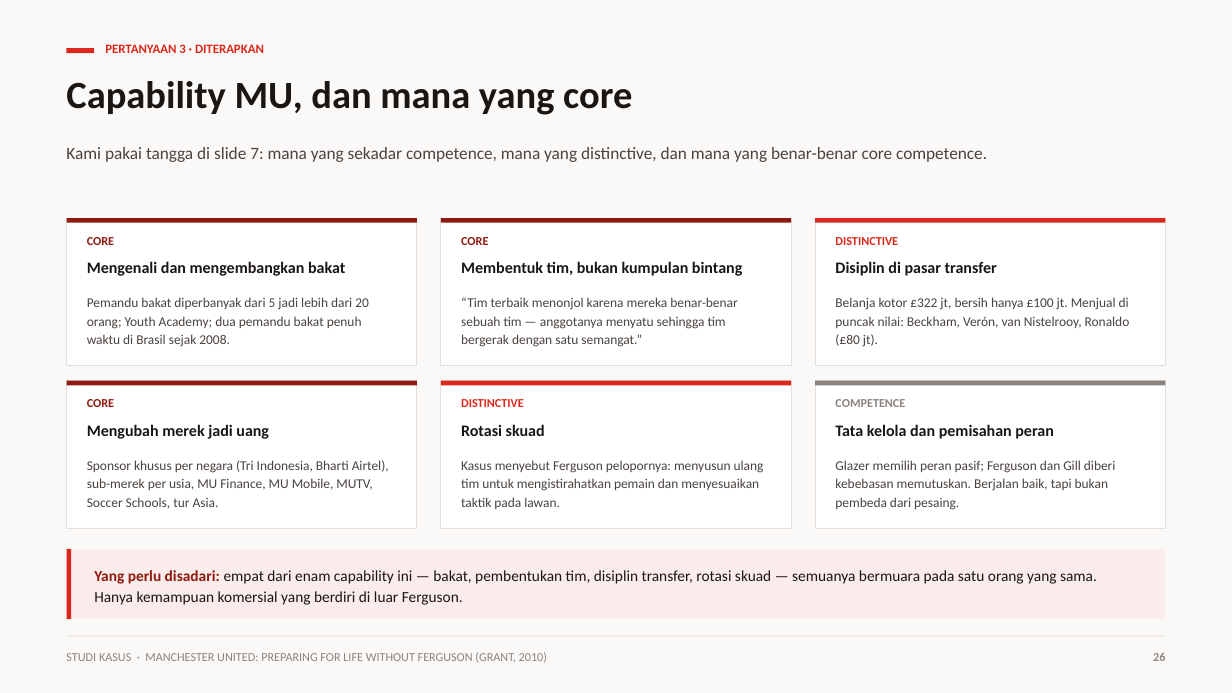
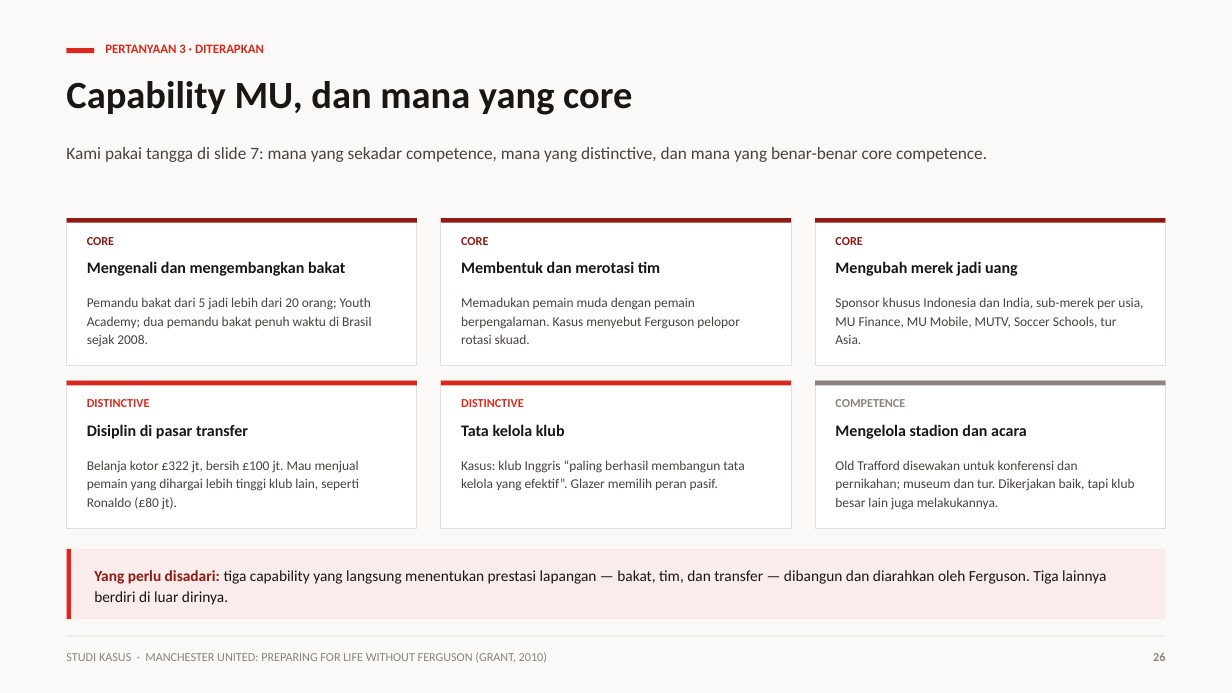
Before and after one commit to aslihabnuri/Dom-Manipulation, a slide deck: slide 26 of strategic-management-manchester-united/Kelompok 4 - Strategic Management - Chapter 4 & Manchester United.pptx. Drawn at 1232x693 pixels with LibreOffice and Linux fonts; fonts in the diff are those of the drawing. Boxes give left, top, right and bottom in pixels: in the first picture for what was removed or moved away, otherwise in the second. Text is boxed around its words. In the diff, an @@ line names an element or a change of style, - is before the commit and + after.

```diff
--- a/strategic-management-manchester-united/Kelompok 4 - Strategic Management - Chapter 4 & Manchester United.pptx
+++ b/strategic-management-manchester-united/Kelompok 4 - Strategic Management - Chapter 4 & Manchester United.pptx
@@ rectangle at bbox=[815, 218, 1165, 223]: fill #DA291C to #8F1A11 @@
@@ text at bbox=[835, 237, 862, 245]: text changed; text colour #DA291C to #8F1A11 @@
-DISTINCTIVE
+CORE
@@ text at bbox=[461, 261, 660, 273]: text changed @@
-Membentuk tim, bukan kumpulan bintang
+Membentuk dan merotasi tim
@@ text at bbox=[835, 261, 1018, 276]: text changed @@
-Disiplin di pasar transfer
+Mengubah merek jadi uang
@@ text at bbox=[87, 297, 371, 347]: text changed @@
-Pemandu bakat diperbanyak dari 5 jadi lebih dari 20 orang; Youth Academy; dua pemandu bakat penuh waktu di Brasil sejak 2008.
+Pemandu bakat dari 5 jadi lebih dari 20 orang; Youth Academy; dua pemandu bakat penuh waktu di Brasil sejak 2008.
@@ text at bbox=[461, 297, 740, 344]: text changed @@
-“Tim terbaik menonjol karena mereka benar-benar sebuah tim — anggotanya menyatu sehingga tim bergerak dengan satu semangat.”
+Memadukan pemain muda dengan pemain berpengalaman. Kasus menyebut Ferguson pelopor rotasi skuad.
@@ text at bbox=[835, 297, 1143, 344]: text changed @@
-Belanja kotor £322 jt, bersih hanya £100 jt. Menjual di puncak nilai: Beckham, Verón, van Nistelrooy, Ronaldo (£80 jt).
+Sponsor khusus Indonesia dan India, sub-merek per usia, MU Finance, MU Mobile, MUTV, Soccer Schools, tur Asia.
@@ rectangle at bbox=[67, 381, 417, 385]: fill #8F1A11 to #DA291C @@
@@ text at bbox=[87, 399, 150, 407]: text changed; text colour #8F1A11 to #DA291C @@
-CORE
+DISTINCTIVE
@@ text at bbox=[87, 424, 248, 439]: text changed @@
-Mengubah merek jadi uang
+Disiplin di pasar transfer
@@ text at bbox=[461, 424, 565, 436]: text changed @@
-Rotasi skuad
+Tata kelola klub
@@ text at bbox=[835, 424, 1027, 439]: text changed @@
-Tata kelola dan pemisahan peran
+Mengelola stadion dan acara
@@ text at bbox=[87, 460, 359, 510]: text changed @@
-Sponsor khusus per negara (Tri Indonesia, Bharti Airtel), sub-merek per usia, MU Finance, MU Mobile, MUTV, Soccer Schools, tur Asia.
+Belanja kotor £322 jt, bersih £100 jt. Mau menjual pemain yang dihargai lebih tinggi klub lain, seperti Ronaldo (£80 jt).
@@ text at bbox=[461, 460, 744, 491]: text changed @@
-Kasus menyebut Ferguson pelopornya: menyusun ulang tim untuk mengistirahatkan pemain dan menyesuaikan taktik pada lawan.
+Kasus: klub Inggris “paling berhasil membangun tata kelola yang efektif”. Glazer memilih peran pasif.
@@ text at bbox=[835, 460, 1134, 510]: text changed @@
-Glazer memilih peran pasif; Ferguson dan Gill diberi kebebasan memutuskan. Berjalan baik, tapi bukan pembeda dari pesaing.
+Old Trafford disewakan untuk konferensi dan pernikahan; museum dan tur. Dikerjakan baik, tapi klub besar lain juga melakukannya.
@@ text at bbox=[94, 570, 1106, 605]: text changed @@
-Yang perlu disadari: empat dari enam capability ini — bakat, pembentukan tim, disiplin transfer, rotasi skuad — semuanya bermuara pada satu orang yang sama. Hanya kemampuan komersial yang berdiri di luar Ferguson.
+Yang perlu disadari: tiga capability yang langsung menentukan prestasi lapangan — bakat, tim, dan transfer — dibangun dan diarahkan oleh Ferguson. Tiga lainnya berdiri di luar dirinya.
```
Also in this commit, not shown: 14 other slides changed, 4 other files.
